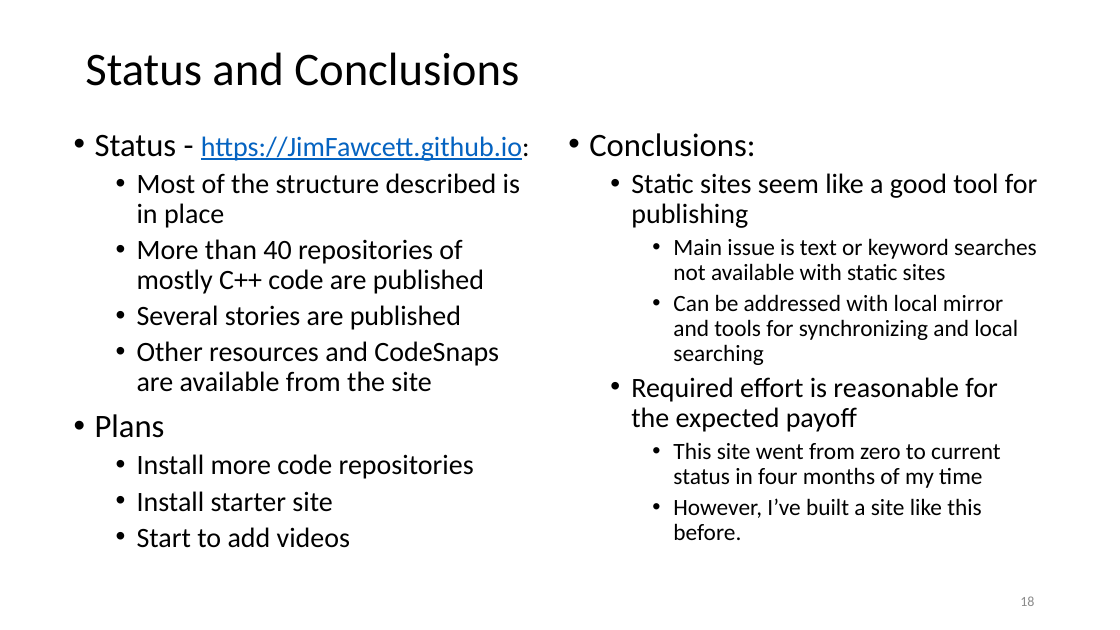
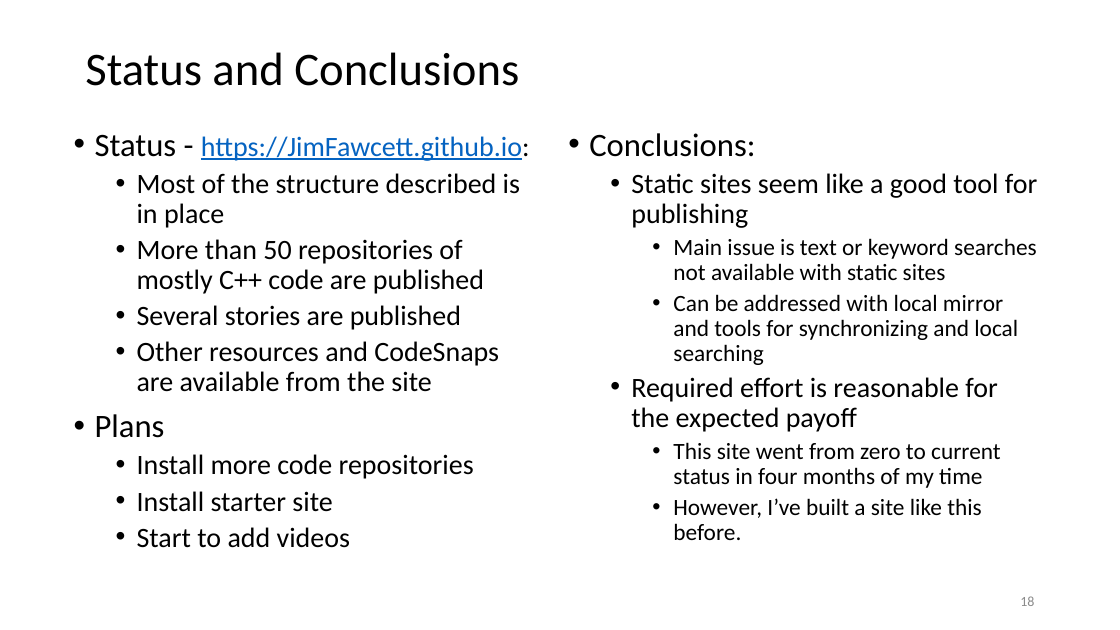
Before and after one commit to JimFawcett/JimFawcett.github.io, a slide deck: slide 18 of Resources/PublishingSourceCode.pptx. Drawn at 1120x630 pixels with LibreOffice and Linux fonts; fonts in the diff are those of the drawing. Boxes give left, top, right and bottom in pixels: in the first picture for what was removed or moved away, otherwise in the second. Text is boxed around its words. In the diff, an @@ line names an element or a change of style, - is before the commit and + after.

```diff
--- a/Resources/PublishingSourceCode.pptx
+++ b/Resources/PublishingSourceCode.pptx
@@ text at (x1=137, y1=239, x2=484, y2=294): text changed @@
-  • More than 40 repositories of mostly C++ code are published
+  • More than 50 repositories of mostly C++ code are published
```
Also in this commit, not shown: 6 other slides changed, 1 slide added, 4 other files.
